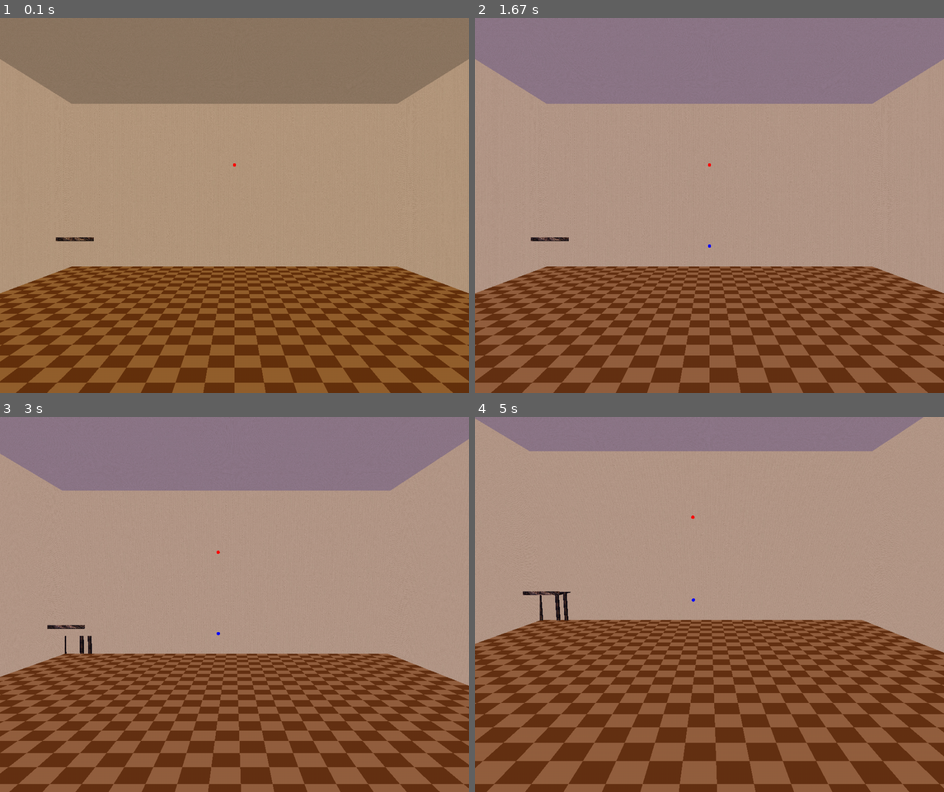
Above: before the commit, frames 1-4 (two rows, left to right).
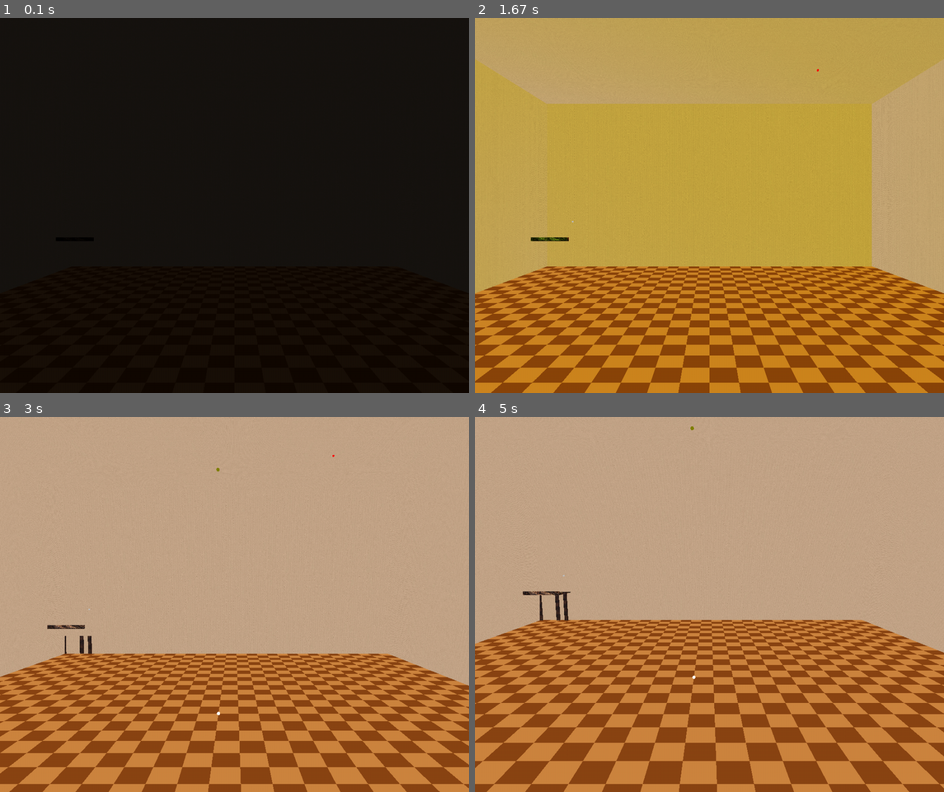
Above: after the commit, the same moments.

Repository: mikepmerritt/graphics-project-3
Game: pygame game, started from interactive_scene_pygame.py
Same seed, same stepped clock (60 frames per second), same inputs: the game is played once before the commit and once after it.
Inputs:
- Up to frame 1 (0.1 s): no input
- Up to frame 2 (1.67 s): tap one key every 0.33 s from 0.33 s: 1 2 Space 5
- Up to frame 3 (3 s): tap 0 at 1.67 s; hold H 2-2.47 s; hold D 2-2.47 s; tap Z at 2.07, 2.37, 2.9 s; tap 4 at 2.15 s; tap 3 at 2.5 s; hold D from 2.83 s (still down); tap X at 2.98 s
- Up to frame 4 (5 s): tap Z at 3.2, 3.4, 3.73, 4.03, 4.23, 4.53, 4.8 s; release D at 3.3 s; hold W 3.33-3.63 s; tap 4 at 3.48, 4.88 s; hold D 3.67-4.13 s; hold A 4.17-4.7 s; tap X at 4.32 s; hold S from 4.73 s (still down)

The runs differ from the first frame. In frame 1, 100% of the frame differs, in the area x 0-100%, y 0-100%; in frame 2, 95%; in frame 3, 54%; in frame 4, 53%.

Commit message:
added 5 room lights + debug white light for flashlight

Diff:
--- a/interactive_scene_pygame.py
+++ b/interactive_scene_pygame.py
@@ -39,10 +39,21 @@
 # Light state machine
 class Light:
     # constructor
-    def __init__(self, gl_light_name, position=Point(0, 10, 0), enabled=False, ambient=[1.0, 1.0, 1.0, 1.0], diffuse=[1.0, 1.0, 1.0, 1.0], specular=[1.0, 1.0, 1.0, 1.0], is_point=True):
+    def __init__(
+        self,
+        gl_light_name,
+        position=Point(0, 10, 0),
+        enabled=False,
+        ambient=[1.0, 1.0, 1.0, 1.0],
+        diffuse=[1.0, 1.0, 1.0, 1.0],
+        specular=[1.0, 1.0, 1.0, 1.0],
+        is_point=True,
+        display_ball=True
+    ):
+        self.gl_light_name = gl_light_name
         self.enabled = enabled
         self.is_point = is_point
-        self.gl_light_name = gl_light_name
+        self.display_ball = display_ball
 
         # copy arrays / objects to prevent aliasing
         self.position = copy.deepcopy(position)
@@ -55,29 +66,70 @@
     def get_position_list(self):
         return [ self.position.x, self.position.y, self.position.z, 1.0 if self.is_point else 0.0 ]
 
-# first light is white, second is green, third is blue
+# TODO: order is flashlight, overhead red, overhead green, overhead blue, hanging light (50% yellow) + flicker, desk lamp (75% white)
 lights = [
+    # Debug light in the center of the room with pure white, used to test textures and whatnot
+    # TODO: replace with flashlight position
     Light(
         GL_LIGHT0,
-        position=Point(0, 20, 0),
+        position=Point(0, 0, 0),
+        enabled=False,
         ambient=[1.0, 1.0, 1.0, 1.0],
         diffuse=[1.0, 1.0, 1.0, 1.0],
         specular=[1.0, 1.0, 1.0, 1.0]
     ),
+    # Red light in far-left quarter of room
     Light(
         GL_LIGHT1,
+        position=Point(20, 40, -20),
+        enabled=False,
+        ambient=[1.0, 0.0, 0.0, 1.0],
+        diffuse=[1.0, 0.0, 0.0, 1.0],
+        specular=[1.0, 0.0, 0.0, 1.0],
+        display_ball=True
+    ),
+    # Green light in left-center area of room
+    Light(
+        GL_LIGHT2,
+        position=Point(-20, 40, 0),
+        enabled=False,
         ambient=[0.0, 1.0, 0.0, 1.0],
         diffuse=[0.0, 1.0, 0.0, 1.0],
-        specular=[0.0, 1.0, 0.0, 1.0]
+        specular=[0.0, 1.0, 0.0, 1.0],
+        display_ball=True
     ),
+    # Blue light in close-right quarter of room
     Light(
-        GL_LIGHT2,
+        GL_LIGHT3,
+        position=Point(20, 40, 20),
+        enabled=False,
         ambient=[0.0, 0.0, 1.0, 1.0],
         diffuse=[0.0, 0.0, 1.0, 1.0],
-        specular=[0.0, 0.0, 1.0, 1.0]
-    )
+        specular=[0.0, 0.0, 1.0, 1.0],
+        display_ball=True
+    ),
+
+    # Hanging light in center of the room
+    Light(
+        GL_LIGHT4,
+        position=Point(0, 30, 0),
+        enabled=False,
+        ambient=[0.5, 0.5, 0.0, 1.0],
+        diffuse=[0.5, 0.5, 0.0, 1.0],
+        specular=[0.5, 0.5, 0.0, 1.0],
+        display_ball=True
+    ),
+    # Lamp in far right-corner of room
+    Light(
+        GL_LIGHT5,
+        position=Point(-32, 11.2, -36), # lamp y-value is 8 + 4 - 1/2 (1.6) (table height + pole height + 1/2 shade height)
+        enabled=False,
+        ambient=[0.75, 0.75, 0.75, 1.0],
+        diffuse=[0.75, 0.75, 0.75, 1.0],
+        specular=[0.75, 0.75, 0.75, 1.0],
+        display_ball=True
+    ),
 ]
-active_light = -1
 
 # Global (Module) Variables
 
@@ -111,7 +163,6 @@
     clock = pygame.time.Clock()
     running = True
     ball = gluNewQuadric()
-    lights[0].enabled = True
     wall_texture = load_texture("wall.jpg")
     table_top_texture = load_texture("table_top.jpg")
     table_support_texture = load_texture("table_support.jpg")
@@ -193,15 +244,12 @@
 # Function used to handle any key events
 # event: The keyboard event that happened
 def keyboard(event):
-    global running, animate, viewAngle, spinAngle, active_light, dice_animating
+    global running, animate, viewAngle, spinAngle, dice_animating
     key = event.key # "ASCII" value of the key pressed
     if key == 27:  # ASCII code 27 = ESC-key
         running = False
     elif key == ord(' '):
-        if active_light != -1:
-            lights[active_light].enabled = not lights[active_light].enabled
-        else:
-            animate = not animate
+        animate = not animate
     elif key == ord('w'):
         # Go forward
         camera.slide(0,0,-1)
@@ -226,59 +274,27 @@
     elif key == ord('x'):
         # Rotate camera down
         camera.tilt(-1)
-    elif key == ord('j'):
-        # Move light left (global coordinates)
-        if active_light != -1:
-            lights[active_light].position.x -= 0.1
-    elif key == ord('l'):
-        # Move light right (global coordinates)
-        if active_light != -1:
-            lights[active_light].position.x += 0.1
-    elif key == ord('i'):
-        # Move light forward (global coordinates)
-        if active_light != -1:
-            lights[active_light].position.z -= 0.1
-    elif key == ord('k'):
-        # Move light backward (global coordinates)
-        if active_light != -1:
-            lights[active_light].position.z += 0.1
-    elif key == ord('u'):
-        # Move light up (global coordinates)
-        if active_light != -1:
-            lights[active_light].position.y += 0.1
-    elif key == ord('o'):
-        # Move light down (global coordinates)
-        if active_light != -1:
-            lights[active_light].position.y -= 0.1
-    elif key == ord('p'):
-        # Print values of light
-        print('Light location: {0}'.format(
-            lights[active_light].position if (active_light != -1) else 'N/A'
-        ))
+    elif key == ord('h'):
+        # Output help message to the console
+        print_help_message()
     elif key == ord('0'):
-        # Select light 0
-        if active_light == 0:
-            active_light = -1
-            print("No light selected.")
-        else:
-            active_light = 0
-            print("Select light 0.")
+        # Toggle activation of light 0
+        lights[0].enabled = not lights[0].enabled
     elif key == ord('1'):
-        # Select light 1
-        if active_light == 1:
-            active_light = -1
-            print("No light selected.")
-        else:
-            active_light = 1
-            print("Select light 1.")
+        # Toggle activation of light 1
+        lights[1].enabled = not lights[1].enabled
     elif key == ord('2'):
-        # Select light 2
-        if active_light == 2:
-            active_light = -1
-            print("No light selected.")
-        else:
-            active_light = 2
-            print("Select light 2.")
+        # Toggle activation of light 2
+        lights[2].enabled = not lights[2].enabled
+    elif key == ord('3'):
+        # Toggle activation of light 3
+        lights[3].enabled = not lights[3].enabled
+    elif key == ord('4'):
+        # Toggle activation of light 4
+        lights[4].enabled = not lights[4].enabled
+    elif key == ord('5'):
+        # Toggle activation of light 5
+        lights[5].enabled = not lights[5].enabled
     elif key == ord('6'):
         if not dice_animating:
             dice_animating = True
@@ -326,17 +342,14 @@
             glEnable(light.gl_light_name)
 
             # This part draws a SELF-COLORED sphere (in spot where light is!)
-            glPushMatrix()
-            glTranslatef(light.position.x, light.position.y, light.position.z)
-            glDisable(GL_LIGHTING)
-            glColor3f(
-                1 if index == 0 else 0,
-                1 if index == 1 else 0,
-                1 if index == 2 else 0
-            ) # Colored sphere
-            gluSphere(ball, 0.2, 100, 100)
-            glEnable(GL_LIGHTING)
-            glPopMatrix()
+            if (light.display_ball):
+                glPushMatrix()
+                glTranslatef(light.position.x, light.position.y, light.position.z)
+                glDisable(GL_LIGHTING)
+                glColor3f(light.ambient[0], light.ambient[1], light.ambient[2]) # Colored sphere
+                gluSphere(ball, 0.2, 100, 100)
+                glEnable(GL_LIGHTING)
+                glPopMatrix()
 
 def draw():
     glPushMatrix()
@@ -386,6 +399,7 @@
                  0, GL_RGBA,
                  GL_UNSIGNED_BYTE, texture)
     return texture_name
+
 #=======================================
 # Scene-drawing functions
 #=======================================
@@ -877,24 +891,31 @@
     draw_single_dice(x, y, z, 0.2, dice_rotation)
     draw_single_dice(x + 1.2, y, z + 0.3, 0.2, dice_rotation2)
 
+# TODO: implement
 def draw_pool_table(x, y, z):
     pass
 
+# TODO: implement
 def draw_billiard_ball(x, y, z, num):
     pass
 
+# TODO: implement
 def draw_cue_ball(x, y, z):
     pass
 
+# TODO: implement
 # TODO: uncertain if lights should have functions or be included in place_lights instead
 def draw_hanging_spotlight(x, y, z):
     # may need additional parameters for swinging
     pass
 
+# TODO: implement
 def draw_wall_picture(x, y, z):
     pass
 
+# TODO: implement
 def print_help_message():
+    print(camera)
     pass
 
 #=======================================
